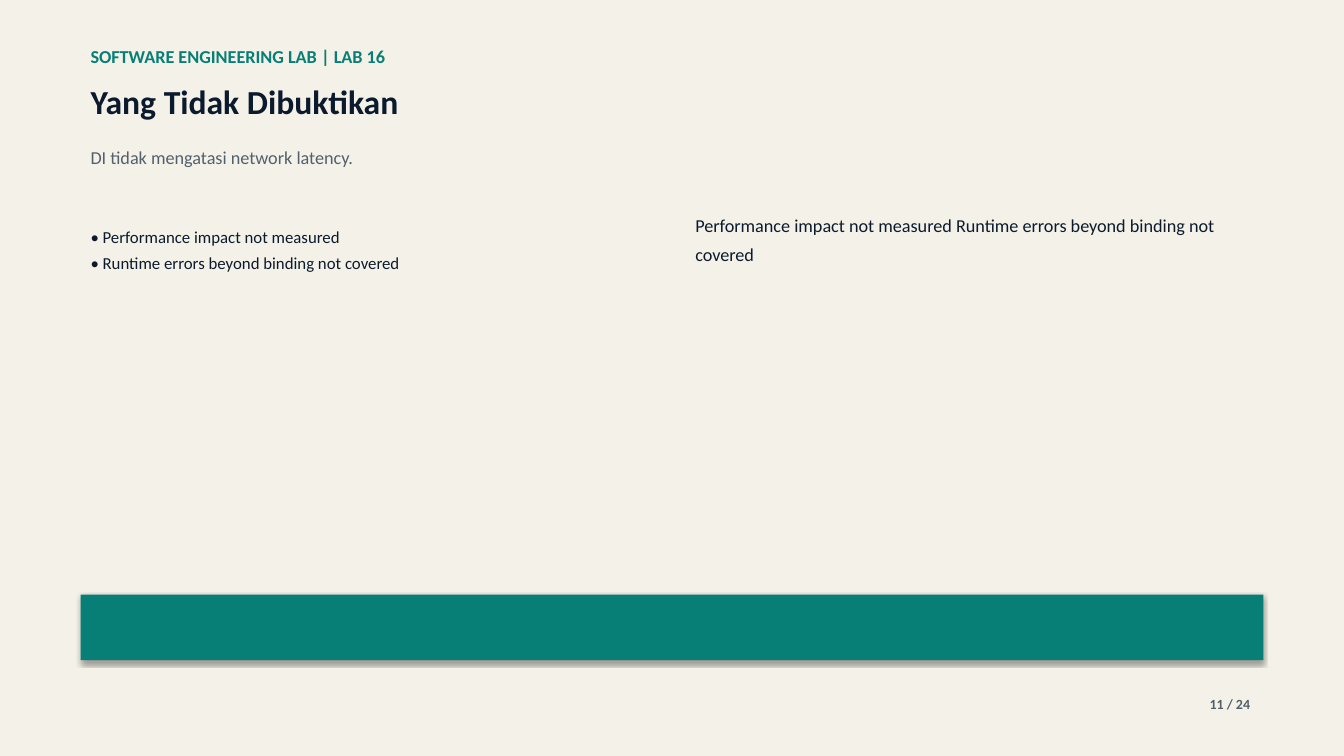
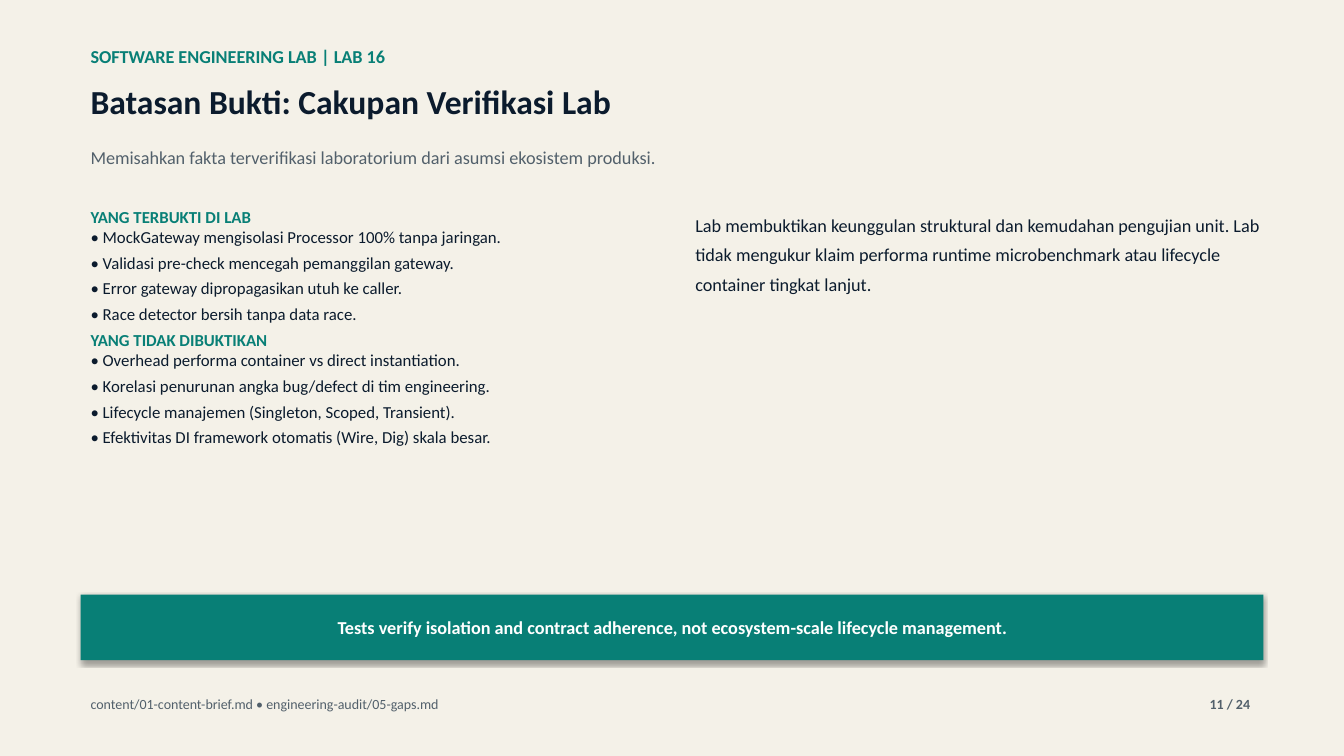
Before and after one commit to lukman-ss/software-engineering-lab, a slide deck: slide 11 of labs/16-dependency-injection/result/linkedin/lab-16-dependency-injection-carousel.pptx. Drawn at 1344x756 pixels with LibreOffice and Linux fonts; fonts in the diff are those of the drawing. Boxes give left, top, right and bottom in pixels: in the first picture for what was removed or moved away, otherwise in the second. Text is boxed around its words. In the diff, an @@ line names an element or a change of style, - is before the commit and + after.

Commit message:
feat: update lab 16 dependency injection content, presentation, and documentation artifacts

```diff
--- a/labs/16-dependency-injection/result/linkedin/lab-16-dependency-injection-carousel.pptx
+++ b/labs/16-dependency-injection/result/linkedin/lab-16-dependency-injection-carousel.pptx
@@ text at (91, 90, 611, 120): text changed @@
-Yang Tidak Dibuktikan
+Batasan Bukti: Cakupan Verifikasi Lab
@@ text at (91, 151, 655, 167): text changed @@
-DI tidak mengatasi network latency.
+Memisahkan fakta terverifikasi laboratorium dari asumsi ekosistem produksi.
@@ text at (91, 212, 501, 446): text changed @@
-• Performance impact not measured
-• Runtime errors beyond binding not covered
+YANG TERBUKTI DI LAB
+• MockGateway mengisolasi Processor 100% tanpa jaringan.
+• Validasi pre-check mencegah pemanggilan gateway.
+• Error gateway dipropagasikan utuh ke caller.
+• Race detector bersih tanpa data race.
+YANG TIDAK DIBUKTIKAN
+• Overhead performa container vs direct instantiation.
+• Korelasi penurunan angka bug/defect di tim engineering.
+• Lifecycle manajemen (Singleton, Scoped, Transient).
+• Efektivitas DI framework otomatis (Wire, Dig) skala besar.
@@ text at (695, 219, 1259, 294): text changed @@
-Performance impact not measured Runtime errors beyond binding not covered
+Lab membuktikan keunggulan struktural dan kemudahan pengujian unit. Lab tidak mengukur klaim performa runtime microbenchmark atau lifecycle container tingkat lanjut.
@@ text in rectangle at (338, 621, 1007, 637): text added @@
+Tests verify isolation and contract adherence, not ecosystem-scale lifecycle management.
@@ text added at (91, 699, 438, 712), 10 pt, text #52606B @@
+content/01-content-brief.md • engineering-audit/05-gaps.md
```
Also in this commit, not shown: 16 other slides changed, 7 slides added, 7 slides removed, 7 other files.
